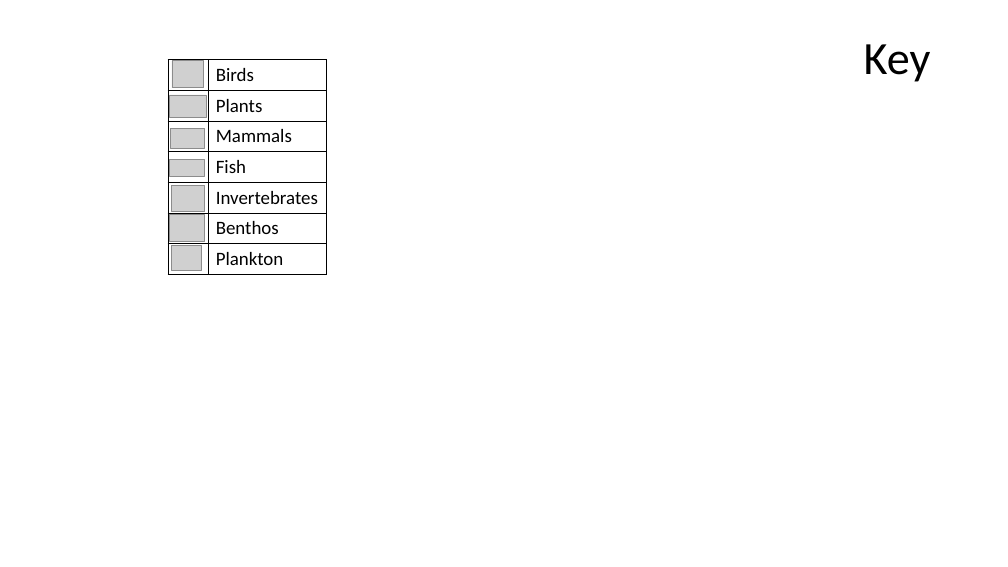
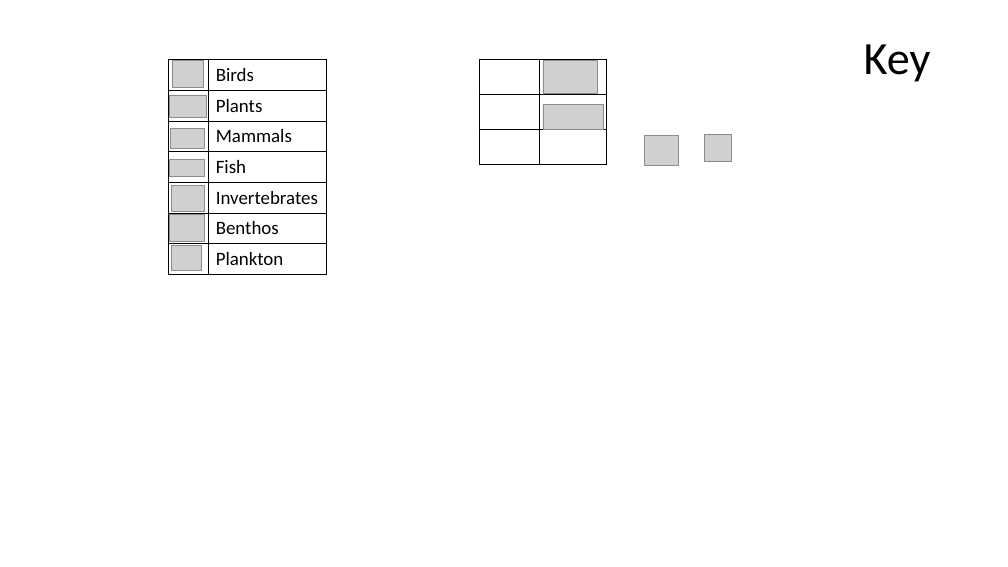
Before and after one commit to hurlbertlab/core-transient, a slide deck: slide 1 of output/plots/all_figs_with_legends.pptx. Drawn at 1008x567 pixels with LibreOffice and Linux fonts; fonts in the diff are those of the drawing; grey boxes stand for pictures. Boxes give left, top, right and bottom in pixels: in the first picture for what was removed or moved away, otherwise in the second. Text is boxed around its words. In the diff, an @@ line names an element or a change of style, - is before the commit and + after.

```diff
--- a/output/plots/all_figs_with_legends.pptx
+++ b/output/plots/all_figs_with_legends.pptx
@@ table added at bbox=[479, 60, 607, 165], 3 rows, 2 columns @@
+ | 
+ | 
+ | 
@@ picture added at bbox=[543, 60, 597, 93] @@
@@ picture added at bbox=[543, 104, 603, 129] @@
@@ picture added at bbox=[644, 135, 678, 166] @@
@@ picture added at bbox=[705, 135, 732, 162] @@
```
Also in this commit, not shown: 1 other slide changed, 7 other files.
